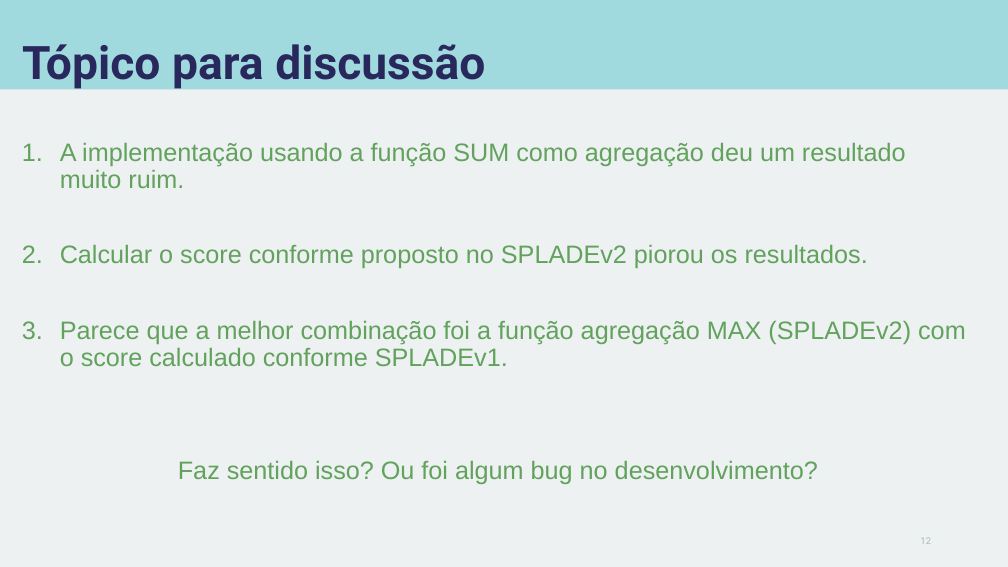
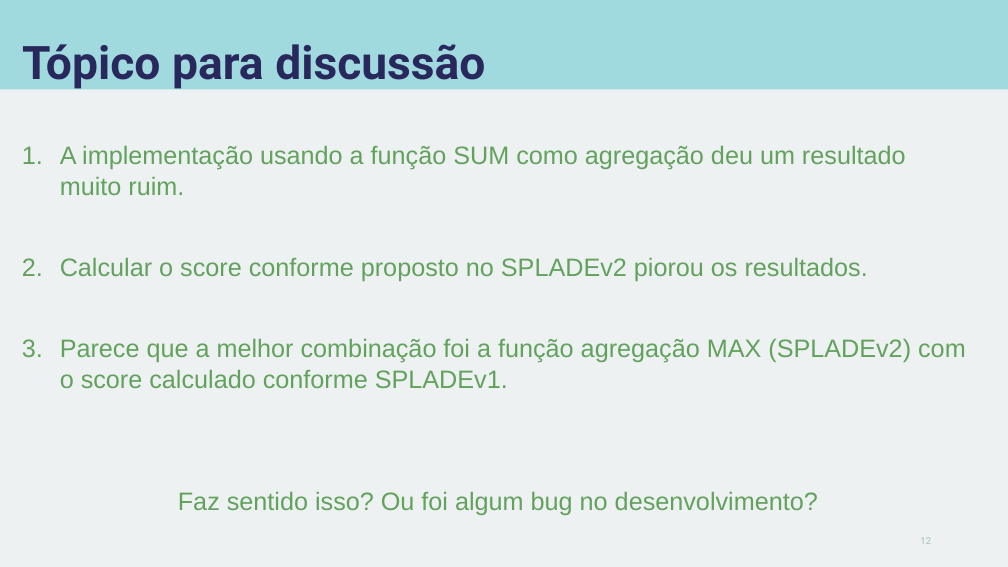
Before and after one commit to carisio/IA368-DD_deep_learning_busca, a slide deck: slide 12 of 7 - splade/notebook/apresentacao_splade.pptx. Drawn at 1008x567 pixels with LibreOffice and Linux fonts; fonts in the diff are those of the drawing. Boxes give left, top, right and bottom in pixels: in the first picture for what was removed or moved away, otherwise in the second. Text is boxed around its words. In the diff, an @@ line names an element or a change of style, - is before the commit and + after.

```diff
--- a/7 - splade/notebook/apresentacao_splade.pptx
+++ b/7 - splade/notebook/apresentacao_splade.pptx
@@ text "A implementação usando a função ..." at (60,146,966,515): line spacing 0.9 to 1 @@
```
Also in this commit, not shown: 5 other slides changed, 5 other files.
